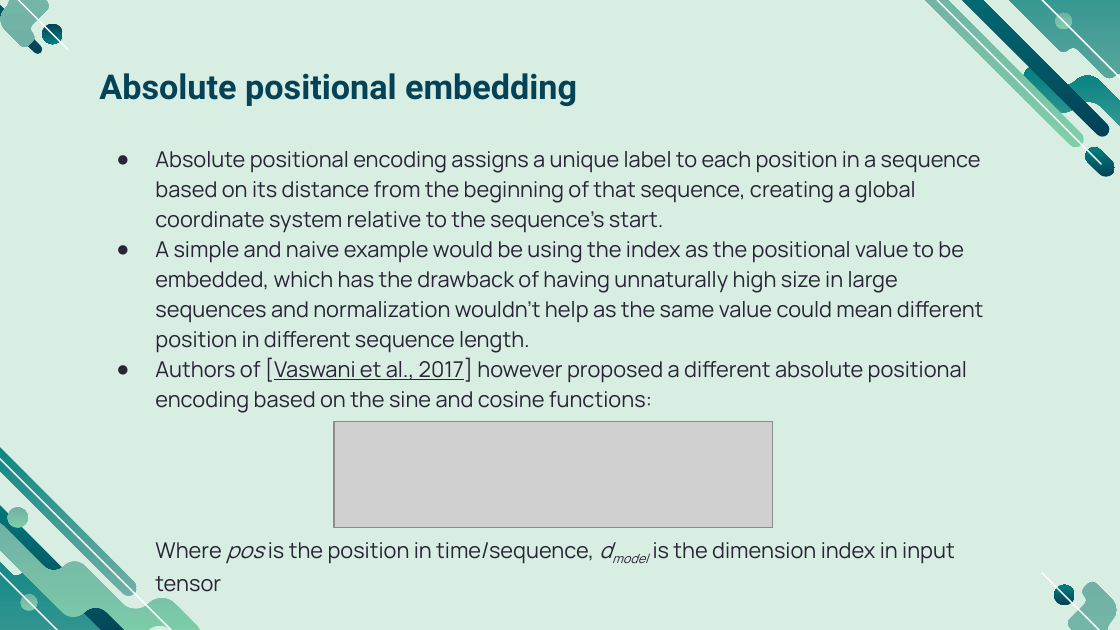
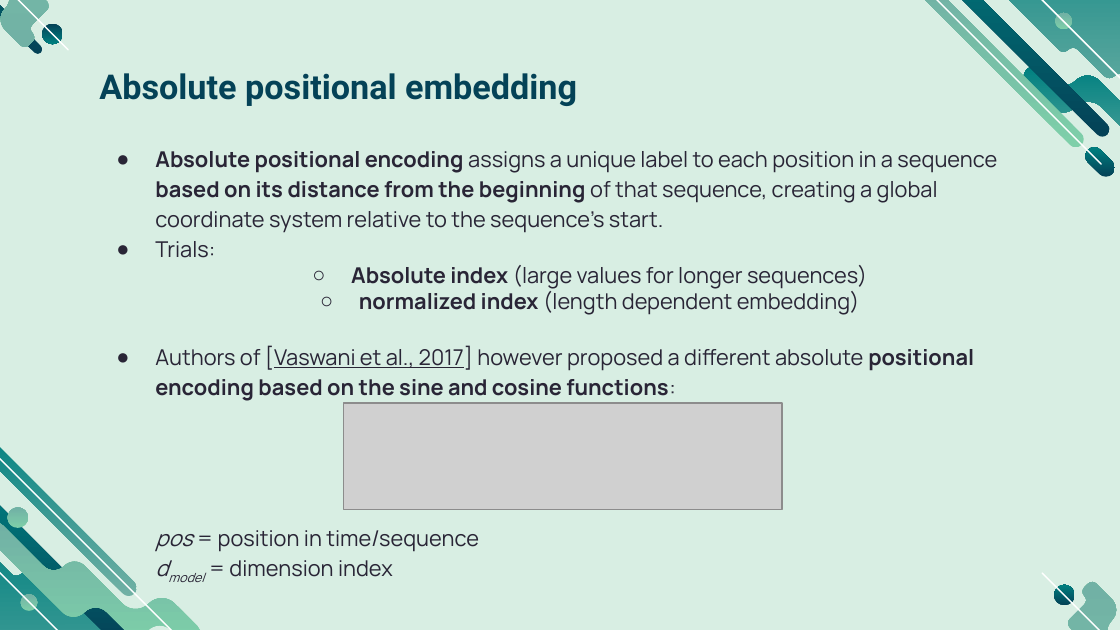
Before and after one commit to smlab-niser/23cs461, a slide deck: slide 11 of assignment/adhil/CS461_notes_positional_encoding.pptx. Drawn at 1120x630 pixels with LibreOffice and Linux fonts; fonts in the diff are those of the drawing; grey boxes stand for pictures. Boxes give left, top, right and bottom in pixels: in the first picture for what was removed or moved away, otherwise in the second. Text is boxed around its words. In the diff, an @@ line names an element or a change of style, - is before the commit and + after.

```diff
--- a/assignment/adhil/CS461_notes_positional_encoding.pptx
+++ b/assignment/adhil/CS461_notes_positional_encoding.pptx
@@ subtitle at (155,151,997,401): bold on in "Absolute positional encoding based on its distance ...", "positional encoding based on the sine and ..." @@
@@ subtitle at (155,241,867,315): text changed @@
-● A simple and naive example would be using the index as the positional value to be embedded, which has the drawback of having unnaturally high size in large sequences and normalization wouldn't help as the same value could mean different position in different sequence length.
+● Trials:
+  ○ Absolute index (large values for longer sequences)
+  ○ normalized index (length dependent embedding)
@@ picture: place and size @@
-picture at (334,422,773,529)
+picture at (344,403,783,510)
@@ subtitle at (155,530,479,552): text changed @@
-Where pos is the position in time/sequence, dmodel is the dimension index in input tensor
+pos = position in time/sequence
+dmodel = dimension index
```
Also in this commit, not shown: 10 other slides changed, 2 slides added, 3 other files.
